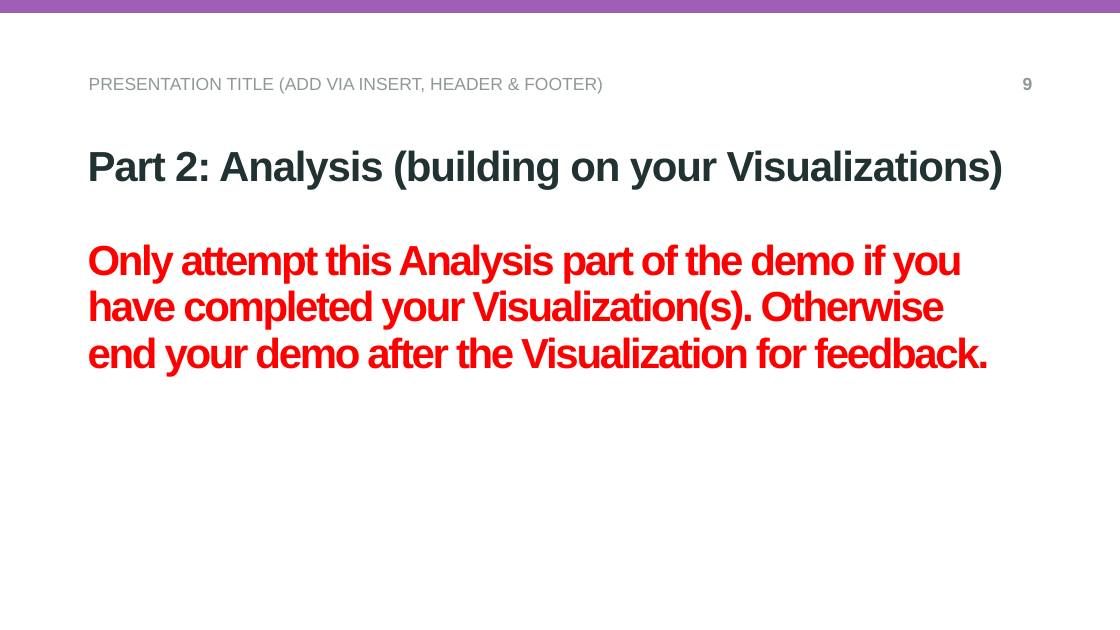
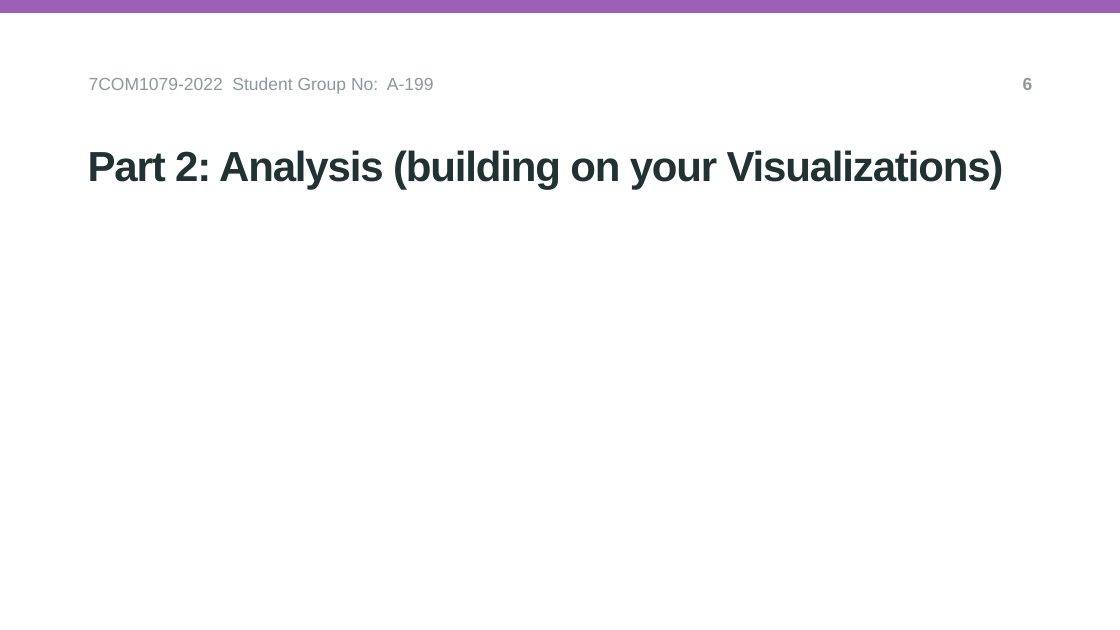
Before and after one commit to oc24aan/group-assignment-7COM1079, a slide deck: slide 6 of Danial/vis_and_analysis_student_demo_template.pptx (slide 9 before the commit). Drawn at 1120x630 pixels with LibreOffice and Linux fonts; fonts in the diff are those of the drawing; background and template pictures are left out. Boxes give left, top, right and bottom in pixels: in the first picture for what was removed or moved away, otherwise in the second. Text is boxed around its words. In the diff, an @@ line names an element or a change of style, - is before the commit and + after.

Commit message:
feat: add precipitation analysis script, visualizations, and final vwesion of second presentation
This commit introduces the analysis for the London Weather from 1979 to 2020. Changes included: Added R script for statistical testing, generated Histogram and Boxplot visualizations, and included the final PowerPoint presentation.

```diff
--- a/Danial/vis_and_analysis_student_demo_template.pptx
+++ b/Danial/vis_and_analysis_student_demo_template.pptx
@@ text at (x1=89, y1=77, x2=434, y2=94): text changed @@
-PRESENTATION TITLE (ADD VIA INSERT, HEADER & FOOTER)
+7COM1079-2022 Student Group No: A-199
@@ page number at (x1=1023, y1=78, x2=1033, y2=90): text changed @@
-9
+6
@@ title removed at (x1=88, y1=244, x2=989, y2=377) @@
-Only attempt this Analysis part of the demo if you have completed your Visualization(s). Otherwise end your demo after the Visualization for feedback.
```
Also in this commit, not shown: 3 other slides changed, 5 slides added, 9 slides removed, 13 other files.
